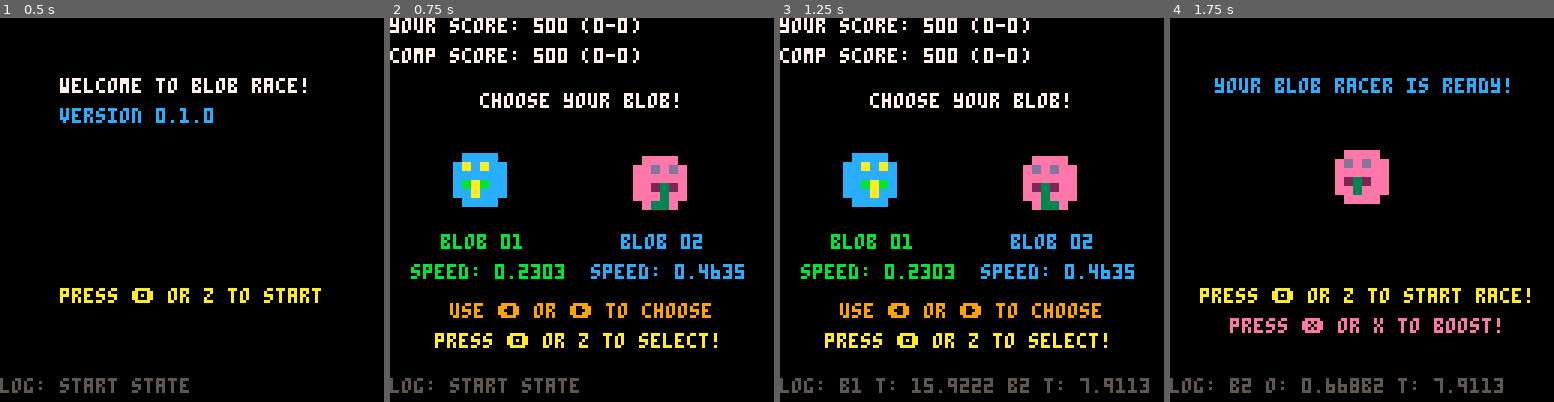
Above: before the commit, frames 1-4 (left to right).
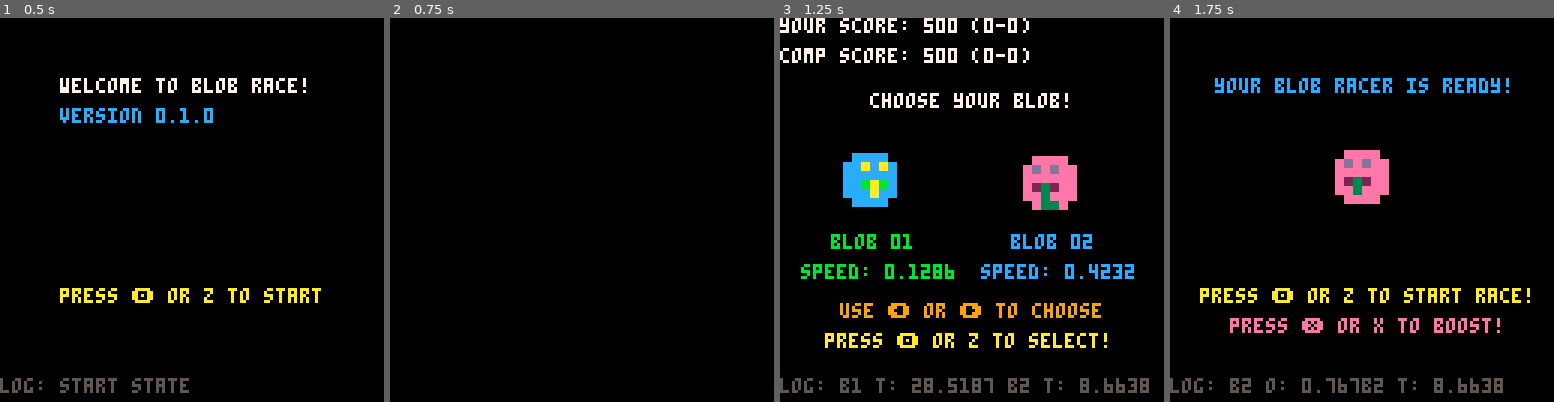
Above: after the commit, the same moments.

Repository: geopet/formula-blob
Game: PICO-8 cartridge blob_race.p8
Two runs of this game, one before a commit and one after it. Both use one fixed random seed, a clock stepped at 60 frames per second and the inputs below.
Inputs:
- Up to frame 1 (0.5 s): tap X (X key) at 0.33 s
- Up to frame 2 (0.75 s): tap O (Z key) at 0.7 s
- Up to frame 3 (1.25 s): tap X (X key) at 1.07 s
- Up to frame 4 (1.75 s): hold Right from 1.6 s (still down); tap O (Z key) at 1.7 s

Frame 1 is identical in both runs. In frame 2, 11% of the frame differs, in the area x 0-93%, y 0-98%; in frame 3, 0.5%; in frame 4, 0.3%.

Commit message:
feature(race-init): add new initializers
This commit changes up the state machines to include a game initializer
and a race initializer so that there is a more cohesive experience with
the game loop.

Diff:
--- a/blob_race.p8
+++ b/blob_race.p8
@@ -12,7 +12,7 @@
     log_msg = ""
 
     -- game state variable
-    state = "start"
+    state = "game-start"
     arrow_phase = rnd(1)
     lock_timer = 0
 
@@ -33,12 +33,12 @@
 
     -- scoring variables
     score = {
-        player = 500,
-        opponent = 500,
-        player_wins = 0,
-        opponent_wins = 0,
-        player_losses = 0,
-        opponent_losses = 0
+        player = nil,
+        opponent = nil,
+        player_wins = nil,
+        opponent_wins = nil,
+        player_losses = nil,
+        opponent_losses = nil
     }
 
     -- race odds
@@ -78,7 +78,16 @@
 -->8
 
 function _update()
-    if (state == "start") then
+    if (state == "game-start") then
+        game_score_init()
+
+        if (btnp(4)) then -- 🅾️ button (z key)
+            state = "race-init"
+        end
+        log_msg = "start state"
+    elseif (state == "race-init") then
+        lock_timer = 0
+
         -- set blob speed
         blob1_speed = (0.5 * rnd(1)) + 0.08
         blob2_speed = (0.5 * rnd(1)) + 0.08
@@ -90,11 +99,7 @@
         -- blob2_speed = 0.1
 
         set_win_probability()
-
-        if (btnp(4)) then -- 🅾️ button (z key)
-            state = "choose"
-        end
-        log_msg = "start state"
+        state = "choose"
     elseif (state == "choose") then
         if (log_msg == "start state") then
             log_msg = "b1 t: " .. win_probability.blob1_expected_time .. " b2 t: " .. win_probability.blob2_expected_time
@@ -164,11 +169,9 @@
 
     elseif (state == "result") then
         if (btnp(4) and game_over) then
-            state = "start"
+            state = "game-start"
         elseif (btnp(4) and not game_over) then
-            -- need an init state maybe?
-            -- state = "choose"
-            state = "start"
+            state = "race-init"
         end
         log_msg = "result state"
     end
@@ -191,12 +194,14 @@
     local blob2_sprite_frame = blob2_sprite + flr(time() * 1.5) % 2
     local blob2_flip = flr(time()) % 2 == 1
 
-    if (state == "start") then
+    if (state == "game-start") then
         print("welcome to blob race!", 20, 20, 7)
         print("version 0.1.0", 20, 30, 12)
         print("press 🅾️ or z to start", 20, 90, 10)
 
         print_log_msg(log_msg)
+    elseif (state == "race-init") then
+        -- nothing to display right now
     elseif (state == "choose") then
         -- print score
         print("your score: " .. score.player .. " (" .. score.player_wins .. "-" .. score.player_losses .. ")", 0, 0, 7)
@@ -316,6 +321,16 @@
 -->8
 -- helper functions
 
+function game_score_init()
+    score.player = 500
+    score.opponent = 500
+    score.player_wins = 0
+    score.opponent_wins = 0
+    score.player_losses = 0
+    score.opponent_losses = 0
+    lock_timer = 0
+end
+
 function set_win_probability()
     win_probability.track_length = win_probability.finish_line - win_probability.start_line
     win_probability.blob1_expected_time = (win_probability.track_length/blob1_speed)/30
